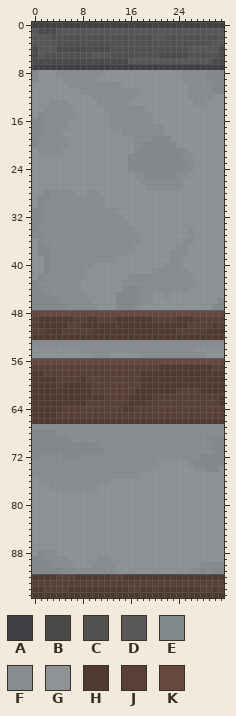
Two states of a sprite sheet, Assets/Art/Sprites/Tilesets/SecuritySection/StripedWallSecurityWing.png. Above is the file before it was changed.
The file is 32x96 pixels. Colours within 5 levels of each other are drawn and written as one.
Palette (. is transparent): A #3f3f44  B #4a4a4a  C #515151  D #575757  E #828a8c  F #888e90  G #8e9395  H #4f3a32  J #584038  K #65493d
The same view after the edit:
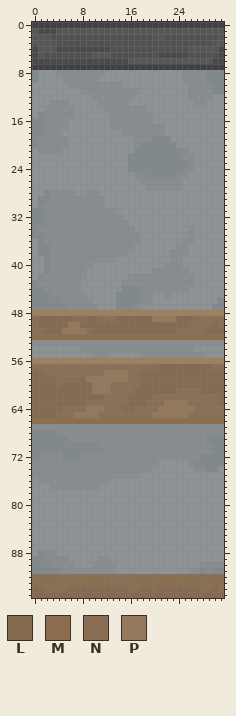
Colours new in this view: L #836a50  M #8c6d4d  N #896f54  P #93785c
Change:
colour K: #65493d -> #9e815c
Changed rows in their new state; - is a pixel that keeps its letter.
first column x 0:
49 NLLLLLLNNLLNNNLLLLLLPPPPLLLNNNNN
50 NLLLLLPPLLLLLLLLLLLLLLLLLLNNNNLN
51 NNLLLPPPPNLLLLLLLLLLLLLLNNNNNLLL
52 MMMMMMMMMMMMMMMMMMMMMMMMMMMMMMMM
first column x 0:
57 NNNNNNNNNNNNNNNNNNNNNLLLLLLLLLNN
58 LLNNNNNNNNNNPPPPNNLLLLLLLLLLLLLL
59 LLLLNNNNLPPPPPPPNNLLLLLLLLLLLLLL
60 LLLLNLLLLLPPPNNNNNLLLLLLLLLLLLLL
61 LLLLLLLLLLPPPNNNNLLLLLLLNNNNLLLL
62 LLLLLLLLLLLLNNNNLLLLNNNNNNNNNNNL
63 LLLLLLLLLNNNNNNNLLLNNNPPPPNNNNNL
64 LLLLLNNNNPPPNNNLLNNNNPPPPPPNNNNN
65 LLLLNNNPPPPNNNNNNNNNPPPPPPNNNNNN
66 MMMMMMMMMMMMMMMMMMMMMMMMMMMMMMMM
first column x 0:
92 MMMMNNNMMMMMMNNMMMMMMMMMMMMMMMMM
93 NNNNNNNNNNNNNNNNNNNNNNNNNNNNNNNN
94 LLNNNNLLLLLLLLLLNNLLNLLLLLLLNNLN
95 LLLLLLLLLLLLLLLLLLLLLLLLLLLLLLLL
